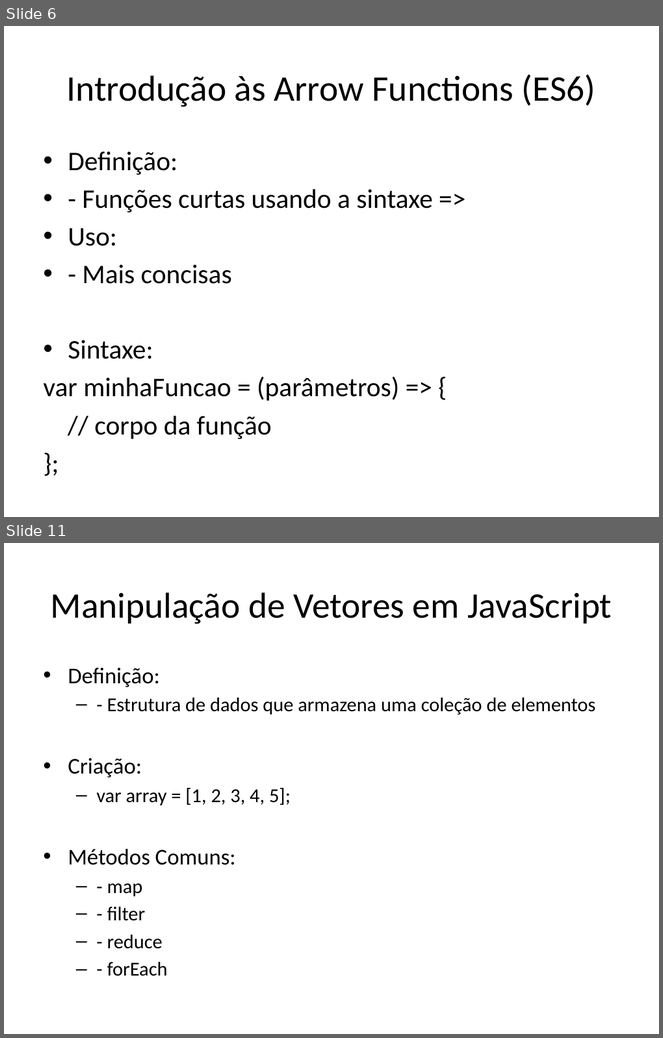
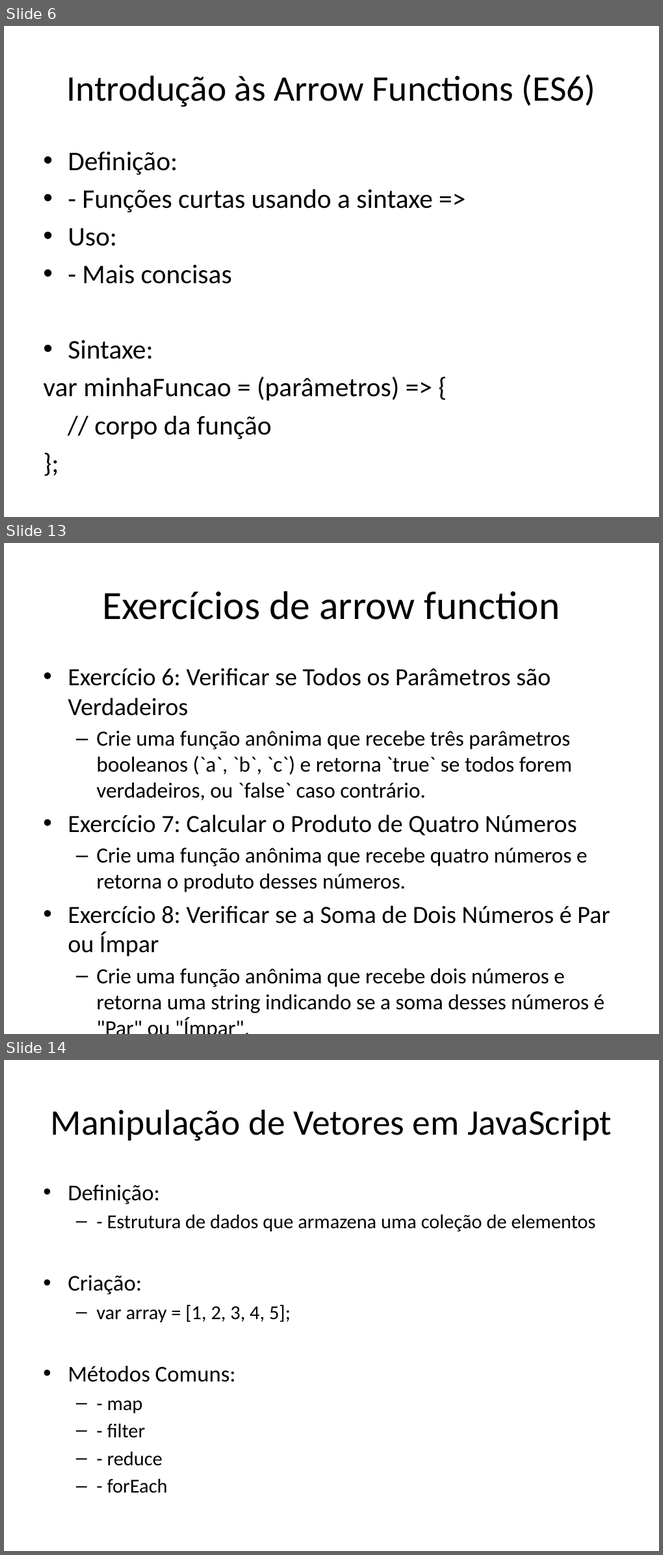
Before and after one commit to dfpires/progcomp2-2024a, a slide deck: ES5e6.pptx. Shown one above the other, each under a label of ours: slides 6 and 11 before the commit, slides 6, 13 and 14 after it; the slides between them are not shown. The pictures are 663x1038 and 663x1555 pixels, drawn with LibreOffice and Linux fonts; fonts in the diff are those of the drawing. Boxes give left, top, right and bottom in pixels: in the first picture for what was removed or moved away, otherwise in the second. Text is boxed around its words. In the diff, an @@ line names an element or a change of style, - is before the commit and + after.

```diff
--- a/ES5e6.pptx
+++ b/ES5e6.pptx
@@ slide 13 added at (4,543,659,1034), background #FFFFFF @@
@@ title added at (102,591,560,620), 44 pt, text #000000 @@
+Exercícios de arrow function
@@ text added at (68,668,610,1014), 23.8 pt, text #000000 @@
+• Exercício 6: Verificar se Todos os Parâmetros são Verdadeiros
+  – Crie uma função anônima que recebe três parâmetros booleanos (`a`, `b`, `c`) e retorna `true` se todos forem verdadeiros, ou `false` caso contrário.
+• Exercício 7: Calcular o Produto de Quatro Números
+  – Crie uma função anônima que recebe quatro números e retorna o produto desses números.
+• Exercício 8: Verificar se a Soma de Dois Números é Par ou Ímpar
+  – Crie uma função anônima que recebe dois números e retorna uma string indicando se a soma desses números é "Par" ou "Ímpar".
@@ what was slide 11 is now slide 14 @@
```
Also in this commit, not shown: 2 slides changed, 10 other slides added, 2 slides removed.
